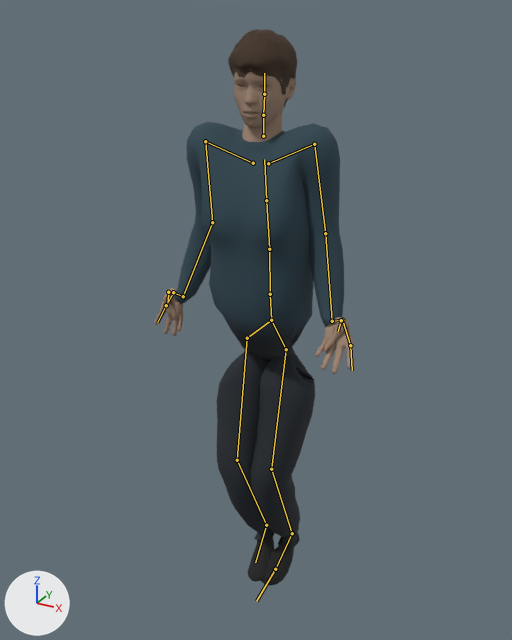
Renders of the glTF model public/assets/models/person.glb from each side of a commit.
The view is the same before and after, from a 50 mm lens placed at (0.91, -1.767, 1.801), pointed at (-0.034, -0.051, 0.942). Lighting does not change. The marker at lower left points along +X, +Y and +Z. The older version comes first. Both versions are drawn at frame 0 of the action 'Idle'; the numbers are the values there. The bones that change, and the others that lie on the model, are drawn over the model as lines.

Objects in the first picture: 'Human'.
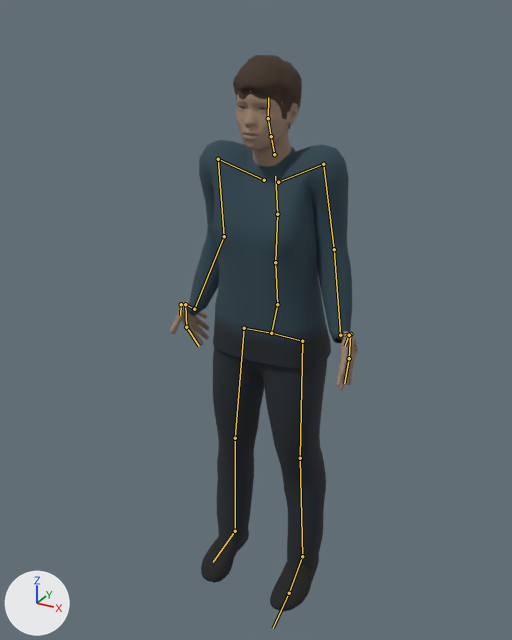
What the commit changed:
Bone 'Hips' (bone_hips) moves from (0.0, 0.055, 0.027) to (0.0, 0.016, 0.008).
Bone 'Hips' (bone_hips) turns from (33, -2, -2) to (0, 0, 0) degrees about its own x, y and z.
Bone 'LHipJoint' (bone_lhipjoint) turns from (63, -51, -19) to (0, 0, 0) degrees about its own x, y and z.
Bone 'LeftUpLeg' (bone_leftupleg) turns from (-23, -177, -36) to (0, 0, 3) degrees about its own x, y and z.
Bone 'LeftLeg' (bone_leftleg) turns from (-40, 1, -1) to (0, 0, 0) degrees about its own x, y and z.
Bone 'LeftFoot' (bone_leftfoot) turns from (21, -22, 173) to (0, 3, -1) degrees about its own x, y and z.
Bone 'LeftToeBase' (bone_lefttoebase) turns from (-4, 4, 7) to (0, 0, 0) degrees about its own x, y and z.
Bone 'LowerBack' (bone_lowerback) turns from (-37, 2, -1) to (0, 0, 0) degrees about its own x, y and z.
Bone 'Spine' (bone_spine) turns from (13, 3, 2) to (0, 0, 0) degrees about its own x, y and z.
Bone 'Spine1' (bone_spine1) turns from (-16, 2, 1) to (0, 0, 0) degrees about its own x, y and z.
Bone 'LeftShoulder' (bone_leftshoulder) turns from (11, 13, 32) to (5, 8, 34) degrees about its own x, y and z.
Bone 'LeftFingerBase' (bone_leftfingerbase) turns from (116, -13, -110) to (66, 2, -177) degrees about its own x, y and z.
Bone 'LeftHandFinger1' (bone_lefthandfinger1) turns from (0, 0, 0) to (-15, -4, -4) degrees about its own x, y and z.
Bone 'LThumb' (bone_lthumb) turns from (0, -158, 38) to (8, -5, 62) degrees about its own x, y and z.
Bone 'Neck' (bone_neck) turns from (-19, 1, -1) to (0, 0, 0) degrees about its own x, y and z.
Bone 'Neck1' (bone_neck1) turns from (3, 0, -4) to (0, 0, 0) degrees about its own x, y and z.
Bone 'Head' (bone_head) turns from (28, 1, 2) to (0, 0, 0) degrees about its own x, y and z.
Bone 'RightShoulder' (bone_rightshoulder) turns from (9, -12, -32) to (10, -4, -28) degrees about its own x, y and z.
Bone 'RightFingerBase' (bone_rightfingerbase) turns from (65, 11, 94) to (112, 0, -1) degrees about its own x, y and z.
Bone 'RightHandFinger1' (bone_righthandfinger1) turns from (0, 0, 0) to (15, -2, -5) degrees about its own x, y and z.
Bone 'RThumb' (bone_rthumb) turns from (139, 3, 111) to (10, 6, -60) degrees about its own x, y and z.
Bone 'RHipJoint' (bone_rhipjoint) turns from (63, 53, 21) to (0, 0, 0) degrees about its own x, y and z.
Bone 'RightUpLeg' (bone_rightupleg) turns from (-20, 174, 29) to (0, 0, -3) degrees about its own x, y and z.
Bone 'RightLeg' (bone_rightleg) turns from (-47, -1, 1) to (0, 0, 0) degrees about its own x, y and z.
Bone 'RightFoot' (bone_rightfoot) turns from (25, 25, -180) to (0, -3, 1) degrees about its own x, y and z.

Pixel boxes (x1, y1, x2, y2) of what changed, in the pictures (512 x 640 px):
'Human', posed: before (154, 29, 354, 586); after (170, 55, 358, 611)
bone 'Hips', root to tip: before (271, 320) to (270, 294); after (271, 333) to (277, 304)
bone 'LHipJoint', root to tip: before (271, 320) to (286, 349); after (271, 333) to (302, 341)
bone 'LeftUpLeg', root to tip: before (286, 349) to (271, 469); after (302, 341) to (300, 458)
bone 'LeftLeg', root to tip: before (271, 469) to (292, 533); after (300, 458) to (302, 556)
bone 'LeftFoot', root to tip: before (292, 533) to (275, 569); after (302, 556) to (289, 593)
bone 'LeftToeBase', root to tip: before (275, 569) to (256, 601); after (289, 593) to (273, 628)
bone 'LowerBack', root to tip: before (270, 294) to (269, 249); after (277, 304) to (275, 262)
bone 'Spine', root to tip: before (269, 249) to (266, 200); after (275, 262) to (277, 214)
bone 'Spine1', root to tip: before (266, 200) to (264, 159); after (277, 214) to (275, 176)
bone 'LeftShoulder', root to tip: before (268, 163) to (314, 144); after (278, 182) to (323, 164)
bone 'LeftFingerBase', root to tip: before (342, 320) to (350, 345); after (350, 334) to (349, 358)
bone 'LeftHandFinger1', root to tip: before (350, 345) to (352, 370); after (349, 358) to (344, 383)
bone 'LThumb', root to tip: before (341, 320) to (338, 331); after (349, 335) to (345, 346)
bone 'Neck', root to tip: before (263, 136) to (263, 115); after (274, 154) to (271, 136)
bone 'Neck1', root to tip: before (263, 115) to (264, 94); after (271, 136) to (268, 118)
bone 'Head', root to tip: before (264, 94) to (264, 73); after (268, 118) to (268, 97)
bone 'RightShoulder', root to tip: before (253, 163) to (205, 141); after (264, 180) to (218, 159)
bone 'RightFingerBase', root to tip: before (173, 292) to (166, 305); after (185, 304) to (186, 327)
bone 'RightHandFinger1', root to tip: before (166, 305) to (157, 322); after (186, 327) to (199, 346)
bone 'RThumb', root to tip: before (168, 292) to (168, 301); after (181, 304) to (180, 315)
bone 'RHipJoint', root to tip: before (271, 320) to (247, 338); after (271, 333) to (244, 328)
bone 'RightUpLeg', root to tip: before (247, 338) to (237, 460); after (244, 328) to (235, 438)
bone 'RightLeg', root to tip: before (237, 460) to (266, 525); after (235, 438) to (235, 531)
bone 'RightFoot', root to tip: before (266, 525) to (255, 562); after (235, 531) to (213, 562)
